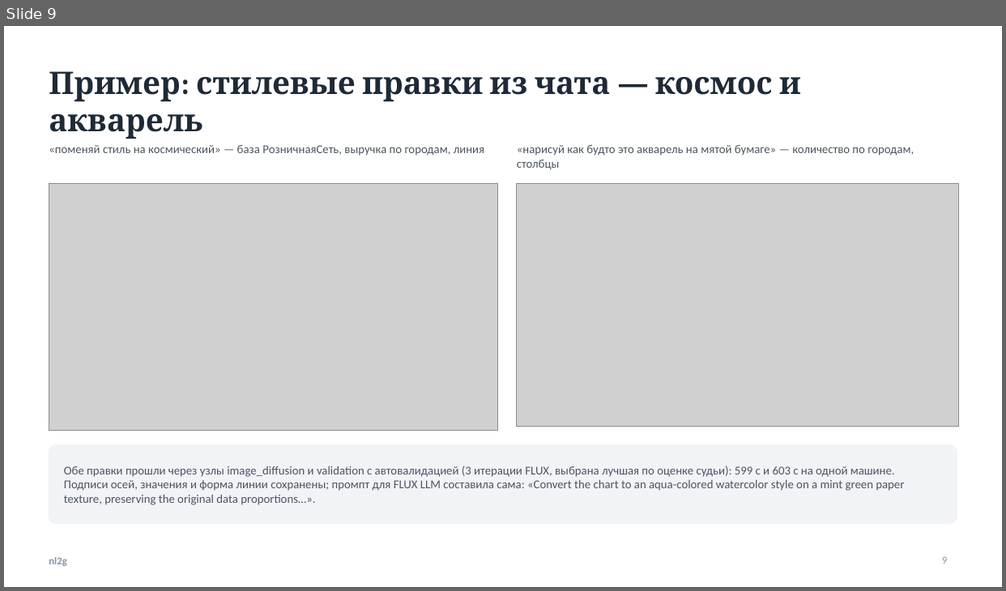
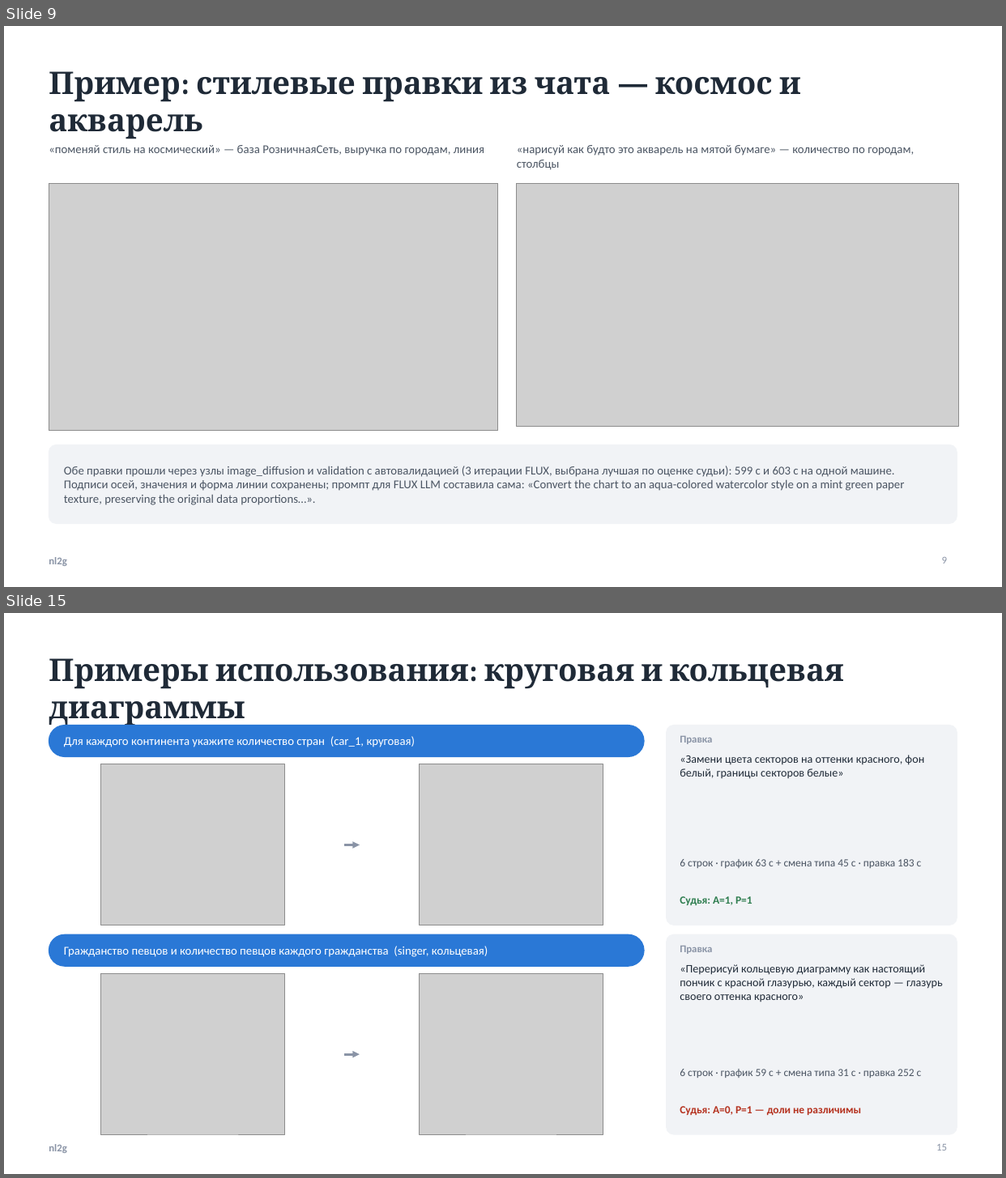
Before and after one commit to kocharyandr/nl2g, a slide deck: docs/presentation_final.pptx. Shown one above the other, each under a label of ours: slide 9 before the commit, slides 9 and 15 after it; the slides between them are not shown. The pictures are 1006x591 and 1006x1178 pixels, drawn with LibreOffice and Linux fonts; fonts in the diff are those of the drawing; grey boxes stand for pictures. Boxes give left, top, right and bottom in pixels: in the first picture for what was removed or moved away, otherwise in the second. Text is boxed around its words. In the diff, an @@ line names an element or a change of style, - is before the commit and + after.

```diff
--- a/docs/presentation_final.pptx
+++ b/docs/presentation_final.pptx
@@ slide 15 added at (4, 613, 1002, 1174), background #FFFFFF; not listed: 1 template element that a slide beside it also shows @@
@@ title added at (49, 658, 844, 727), 30 pt, text #1F2A37, bold @@
+Примеры использования: круговая и кольцевая диаграммы
@@ rounded rectangle added at (49, 726, 644, 756), fill #2A78D6, outline #2A78D6 1 pt @@
@@ rounded rectangle added at (667, 726, 957, 925), fill #F1F3F6, outline #F1F3F6 1 pt @@
@@ text added at (64, 736, 415, 747), 11.5 pt, text #FFFFFF @@
+Для каждого континента укажите количество стран (car_1, круговая)
@@ text added at (680, 736, 712, 744), 10 pt, text #8A94A6, bold @@
+Правка
@@ text added at (680, 755, 924, 779), 11 pt, text #1F2A37 @@
+«Замени цвета секторов на оттенки красного, фон белый, границы секторов белые»
@@ picture added at (101, 764, 286, 925) @@
@@ picture added at (420, 764, 603, 925) @@
@@ arrow added from (345, 845) to (360, 845), #8A94A6 2.25 pt @@
@@ text added at (680, 859, 922, 868), 10.5 pt, text #4B5563 @@
+6 строк · график 63 с + смена типа 45 с · правка 183 с
@@ text added at (680, 897, 752, 905), 10.5 pt, text #2E7D4F, bold @@
+Судья: A=1, P=1
@@ rounded rectangle added at (49, 935, 644, 966), fill #2A78D6, outline #2A78D6 1 pt @@
@@ text added at (64, 946, 488, 957), 11.5 pt, text #FFFFFF @@
+Гражданство певцов и количество певцов каждого гражданства (singer, кольцевая)
@@ rounded rectangle added at (667, 935, 957, 1135), fill #F1F3F6, outline #F1F3F6 1 pt @@
@@ text added at (680, 946, 712, 954), 10 pt, text #8A94A6, bold @@
+Правка
@@ picture added at (101, 973, 286, 1135) @@
@@ picture added at (420, 973, 603, 1135) @@
@@ text added at (680, 965, 943, 1002), 11 pt, text #1F2A37 @@
+«Перерисуй кольцевую диаграмму как настоящий пончик с красной глазурью, каждый сектор — глазурь своего оттенка красного»
@@ arrow added from (345, 1054) to (360, 1054), #8A94A6 2.25 pt @@
@@ text added at (680, 1069, 922, 1078), 10.5 pt, text #4B5563 @@
+6 строк · график 59 с + смена типа 31 с · правка 252 с
@@ text added at (680, 1106, 861, 1115), 10.5 pt, text #B5321F, bold @@
+Судья: A=0, P=1 — доли не различимы
@@ page number added at (936, 1144, 947, 1151), 10 pt, text #8A94A6 @@
+15
```
Also in this commit, not shown: 12 slides changed, 2 other slides added, 5 other files.
